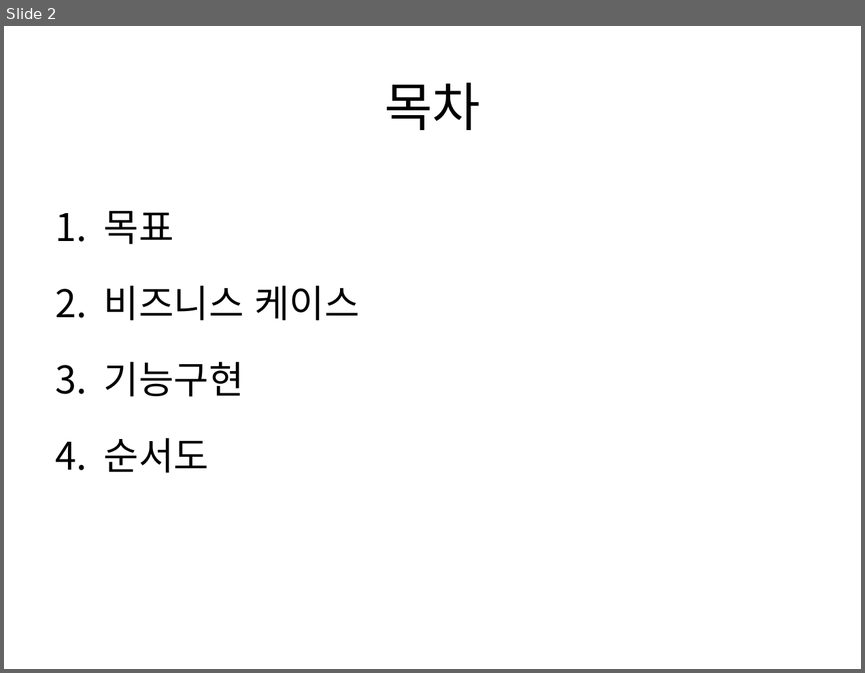
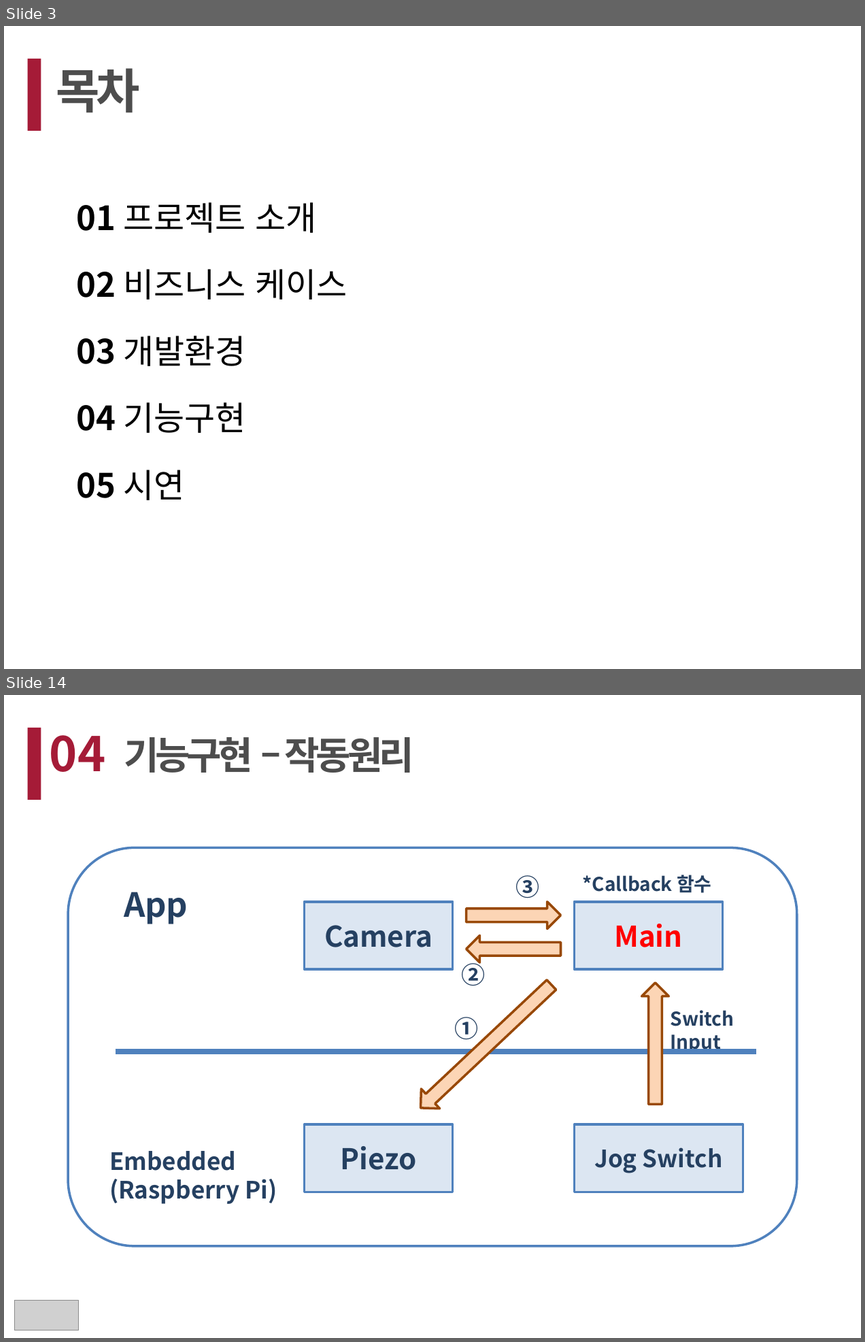
Before and after one commit to choitom/LG_SW_SMART_DOOR, a slide deck: smart_door.pptx. Shown one above the other, each under a label of ours: slide 2 before the commit, slides 3 and 14 after it; the slides between them are not shown. The pictures are 865x673 and 865x1342 pixels, drawn with LibreOffice and Linux fonts; fonts in the diff are those of the drawing; grey boxes stand for pictures. Boxes give left, top, right and bottom in pixels: in the first picture for what was removed or moved away, otherwise in the second. Text is boxed around its words. In the diff, an @@ line names an element or a change of style, - is before the commit and + after.

```diff
--- a/smart_door.pptx
+++ b/smart_door.pptx
@@ slide 14 added at bbox=[4, 695, 861, 1338], background #FFFFFF @@
@@ rectangle added at bbox=[28, 728, 41, 800], fill #A51B37 @@
@@ text added at bbox=[50, 735, 106, 772], 40 pt, text #A51B37, bold @@
+04
@@ text added at bbox=[124, 737, 413, 773], 32 pt, text #4D4D4D, bold @@
+기능구현 – 작동원리
@@ rounded rectangle added at bbox=[68, 847, 797, 1246], outline #4F81BD 2 pt @@
@@ text added at bbox=[516, 875, 540, 898], 20 pt, text #254061, bold @@
+③
@@ text added at bbox=[583, 875, 711, 893], 16 pt, text #254061, bold @@
+*Callback 함수
@@ text added at bbox=[124, 892, 188, 924], 28 pt, text #254061, bold @@
+App
@@ rectangle added at bbox=[304, 902, 452, 969], fill #DCE6F2, outline #4F81BD 2 pt, 24 pt, text #254061, bold @@
+Camera
@@ down arrow added at bbox=[466, 902, 560, 928], fill #FCD5B5, outline #984807 2 pt @@
@@ rectangle added at bbox=[574, 902, 722, 969], fill #DCE6F2, outline #4F81BD 2 pt, 24 pt, text #FF0000, bold @@
+Main
@@ down arrow added at bbox=[466, 935, 560, 962], fill #FCD5B5, outline #984807 2 pt @@
@@ text added at bbox=[461, 960, 485, 986], 20 pt, text #254061, bold @@
+②
@@ down arrow added at bbox=[411, 975, 561, 1117], fill #FCD5B5, outline #984807 2 pt @@
@@ down arrow added at bbox=[641, 983, 668, 1104], fill #FCD5B5, outline #984807 2 pt @@
@@ text added at bbox=[454, 1017, 478, 1044], 20 pt, text #254061, bold @@
+①
@@ text added at bbox=[670, 1010, 734, 1054], 16 pt, text #254061, bold @@
+Switch Input
@@ line added from (116, 1051) to (756, 1051), #4F81BD 4.5 pt @@
@@ rectangle added at bbox=[304, 1124, 452, 1192], fill #DCE6F2, outline #4F81BD 2 pt, 24 pt, text #254061, bold @@
+Piezo
@@ rectangle added at bbox=[574, 1124, 742, 1192], fill #DCE6F2, outline #4F81BD 2 pt, 20 pt, text #254061, bold @@
+Jog Switch
@@ text added at bbox=[109, 1151, 277, 1204], 20 pt, text #254061, bold @@
+Embedded
+(Raspberry Pi)
@@ picture added at bbox=[14, 1300, 79, 1330] @@
@@ what was slide 2 is now slide 3 @@
@@ slide 3 changed as well @@
@@ rectangle added at bbox=[28, 59, 41, 131], fill #A51B37 @@
@@ text "목차": place and size @@
-text "목차" at bbox=[384, 82, 481, 130]
+text "목차" at bbox=[56, 68, 140, 113]
@@ text "목차" at bbox=[56, 68, 140, 113]: size 44 to 40 pt, text colour #000000 to #4D4D4D, letter spacing 0 to -3 pt, bold on; alignment centre to justified; vertical alignment middle to top @@
@@ text at bbox=[77, 202, 347, 500]: text changed; size 32 to 28 pt @@
-1. 목표
-2. 비즈니스 케이스
-3. 기능구현
-4. 순서도
+01 프로젝트 소개
+02 비즈니스 케이스
+03 개발환경
+04 기능구현
+05 시연
```
Also in this commit, not shown: 3 other slides changed, 14 other slides added, 4 slides removed.
